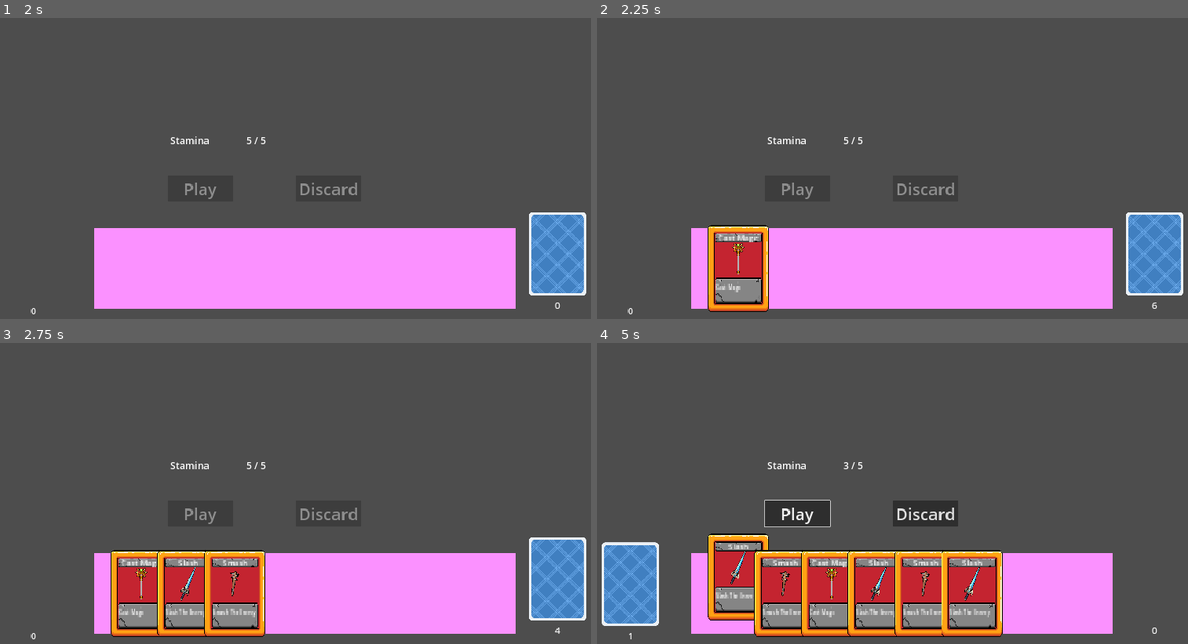
Above: before the commit, frames 1-4 (two rows, left to right).
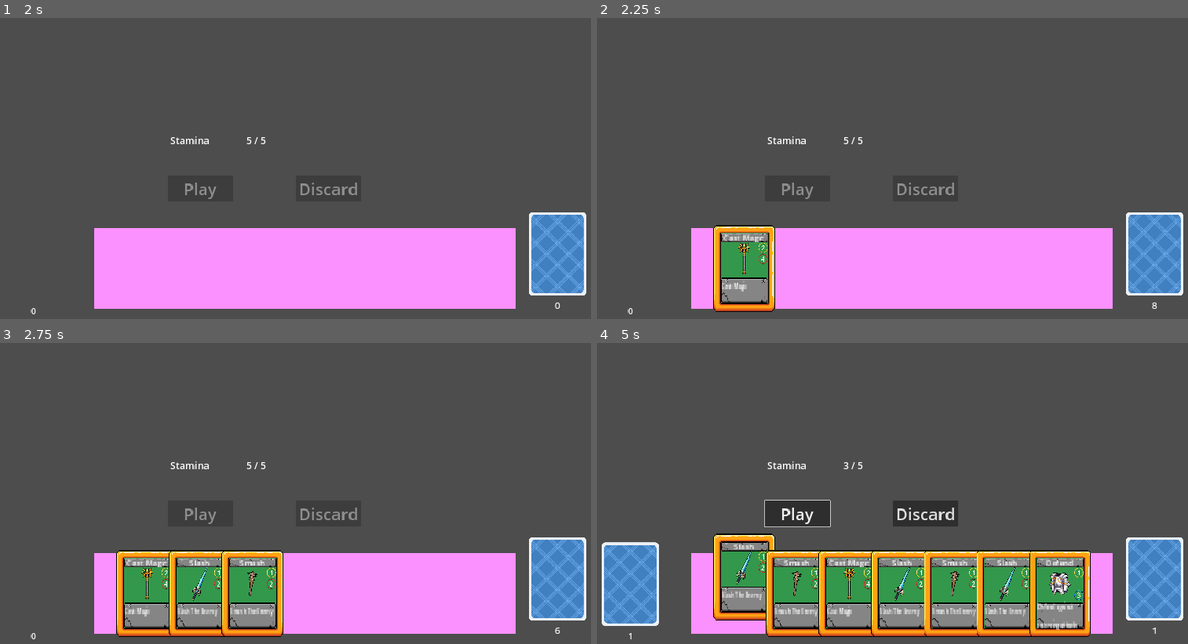
Above: after the commit, the same moments.

Repository: joverlee521/dragon-cards
Game: Godot game, scene res://scenes/card_battle/card_battle.tscn
Same seed, same stepped clock (60 frames per second), same inputs: the game is played once before the commit and once after it. The project has no main scene, so this scene is started directly.
Inputs (mouse positions are in pixels of both pictures, inside the frame that each line leads up to):
- Up to frame 1 (2 s): tap Enter at 0.5 s; move the mouse to (443, 129) at 0.52 s; press the mouse at (443, 129) at 0.53 s; tap Space at 1.25 s; move the mouse to (177, 165) at 1.27 s; release the mouse at (177, 165) at 1.28 s; click (177, 165) at 1.35 s
- Up to frame 2 (2.25 s): tap Enter at 2 s; move the mouse to (963, 69) at 2.02 s; press the mouse at (963, 69) at 2.03 s
- Up to frame 3 (2.75 s): no input
- Up to frame 4 (5 s): move the mouse to (738, 592) at 2.77 s; release the mouse at (738, 592) at 2.78 s; click (738, 592) at 2.85 s; click "Play" at 3.5 s; tap Space at 4.25 s; move the mouse to (738, 592) at 4.27 s; press the mouse at (738, 592) at 4.28 s

Frame 1 is identical in both runs. In frame 2, 2.2% of the frame differs, in the area x 18-95%, y 68-98%; in frame 3, 5.9%; in frame 4, 17%, in the area x 18-100%, y 63-98%.

Commit message:
Fix unclickable areas in cards

Diff:
--- a/resources/cards/CastMagic.tres
+++ b/resources/cards/CastMagic.tres
@@ -10,7 +10,7 @@
 
 [sub_resource type="AtlasTexture" id="AtlasTexture_qft2n"]
 atlas = ExtResource("2_hiosu")
-region = Rect2(133, 4, 100, 128)
+region = Rect2(366, 4, 100, 128)
 
 [sub_resource type="AtlasTexture" id="AtlasTexture_m1j7k"]
 atlas = ExtResource("2_hiosu")
--- /dev/null
+++ b/resources/cards/Defend.tres
@@ -0,0 +1,40 @@
+[gd_resource type="Resource" script_class="CardAttributes" load_steps=9 format=3 uid="uid://dfwxap4ae2gtt"]
+
+[ext_resource type="Texture2D" uid="uid://6k67dprqpo4m" path="res://art/PixelCardArt/CardRPGPack/Card RPG items/armor_plate3.png" id="1_kukv1"]
+[ext_resource type="Texture2D" uid="uid://b8yvew12myo05" path="res://art/PixelCardArt/FantasyCardPack/pixelCardAssest_V01.png" id="2_q8i20"]
+[ext_resource type="Script" path="res://resources/cards/card.gd" id="3_2liod"]
+
+[sub_resource type="AtlasTexture" id="AtlasTexture_gav53"]
+atlas = ExtResource("1_kukv1")
+region = Rect2(0, 0, 59, 55)
+
+[sub_resource type="AtlasTexture" id="AtlasTexture_qft2n"]
+atlas = ExtResource("2_q8i20")
+region = Rect2(366, 4, 100, 128)
+
+[sub_resource type="AtlasTexture" id="AtlasTexture_m1j7k"]
+atlas = ExtResource("2_q8i20")
+region = Rect2(226, 337, 100, 128)
+
+[sub_resource type="AtlasTexture" id="AtlasTexture_iamp5"]
+atlas = ExtResource("2_q8i20")
+region = Rect2(135, 224, 96, 29)
+
+[sub_resource type="AtlasTexture" id="AtlasTexture_dyv3y"]
+atlas = ExtResource("2_q8i20")
+region = Rect2(135, 273, 96, 18)
+
+[resource]
+script = ExtResource("3_2liod")
+name = "Defend"
+type = "Defense"
+attack = 0
+defense = 3
+stamina_cost = 1
+card_background = SubResource("AtlasTexture_qft2n")
+card_border = SubResource("AtlasTexture_m1j7k")
+card_art = SubResource("AtlasTexture_gav53")
+card_description_plate = SubResource("AtlasTexture_iamp5")
+card_name_plate = SubResource("AtlasTexture_dyv3y")
+card_description = "Defend against incoming attacks"
+card_name = "Defend"
--- a/resources/cards/Slash.tres
+++ b/resources/cards/Slash.tres
@@ -10,7 +10,7 @@
 
 [sub_resource type="AtlasTexture" id="AtlasTexture_qft2n"]
 atlas = ExtResource("2_pu86c")
-region = Rect2(133, 4, 100, 128)
+region = Rect2(366, 4, 100, 128)
 
 [sub_resource type="AtlasTexture" id="AtlasTexture_m1j7k"]
 atlas = ExtResource("2_pu86c")
--- a/resources/cards/Smash.tres
+++ b/resources/cards/Smash.tres
@@ -10,7 +10,7 @@
 
 [sub_resource type="AtlasTexture" id="AtlasTexture_qft2n"]
 atlas = ExtResource("2_mgk42")
-region = Rect2(133, 4, 100, 128)
+region = Rect2(366, 4, 100, 128)
 
 [sub_resource type="AtlasTexture" id="AtlasTexture_m1j7k"]
 atlas = ExtResource("2_mgk42")
--- a/scenes/card_battle/card_battle.gd
+++ b/scenes/card_battle/card_battle.gd
@@ -1,7 +1,7 @@
 class_name CardBattle extends Node
 
 
-var battle_hand_size = 8
+var battle_hand_size = 7
 
 
 func _ready():
--- a/scenes/card_battle/play_deck.gd
+++ b/scenes/card_battle/play_deck.gd
@@ -9,6 +9,8 @@
 
 
 func deal_card() -> void:
+	if len(cards) == 0:
+		return
 	var new_card = card_scene.instantiate()
 	var new_card_attr = remove_card(0)
 
--- a/scenes/card_battle/play_deck.tscn
+++ b/scenes/card_battle/play_deck.tscn
@@ -1,14 +1,15 @@
-[gd_scene load_steps=6 format=3 uid="uid://dpv1vfcpjsw7v"]
+[gd_scene load_steps=7 format=3 uid="uid://dpv1vfcpjsw7v"]
 
 [ext_resource type="PackedScene" uid="uid://dl4gghili6mnw" path="res://scenes/card_battle/deck.tscn" id="1_g6v0r"]
 [ext_resource type="Script" path="res://scenes/card_battle/play_deck.gd" id="2_f1bpe"]
 [ext_resource type="Resource" uid="uid://b3nwx43xccah1" path="res://resources/cards/CastMagic.tres" id="3_lyh6w"]
 [ext_resource type="Resource" uid="uid://cmad7q4pejruw" path="res://resources/cards/Slash.tres" id="4_nyqth"]
 [ext_resource type="Resource" uid="uid://xxyq4bwqpcwh" path="res://resources/cards/Smash.tres" id="5_vo05e"]
+[ext_resource type="Resource" uid="uid://dfwxap4ae2gtt" path="res://resources/cards/Defend.tres" id="6_5f57h"]
 
 [node name="PlayDeck" instance=ExtResource("1_g6v0r")]
 script = ExtResource("2_f1bpe")
-cards = Array[Resource("res://resources/cards/card.gd")]([ExtResource("3_lyh6w"), ExtResource("4_nyqth"), ExtResource("5_vo05e"), ExtResource("3_lyh6w"), ExtResource("4_nyqth"), ExtResource("5_vo05e"), ExtResource("4_nyqth")])
+cards = Array[Resource("res://resources/cards/card.gd")]([ExtResource("3_lyh6w"), ExtResource("4_nyqth"), ExtResource("5_vo05e"), ExtResource("3_lyh6w"), ExtResource("4_nyqth"), ExtResource("5_vo05e"), ExtResource("4_nyqth"), ExtResource("6_5f57h"), ExtResource("6_5f57h")])
 
 [node name="DeckImage" parent="." index="0"]
 texture = null
--- a/scenes/cards/card.gd
+++ b/scenes/cards/card.gd
@@ -11,6 +11,9 @@
 
 
 func _ready():
+	set_attributes()
+
+func set_attributes():
 	if attributes:
 		if attributes.card_background:
 			$CardBackground.texture = attributes.card_background
@@ -26,7 +29,16 @@
 			$CardBackground/CardDescriptionPlate/CardDescription.text = attributes.card_description
 		if attributes.card_name:
 			$CardBackground/CardNamePlate/CardName.text = attributes.card_name
-
+		if attributes.stamina_cost:
+			$CardBackground/CardStaminaContainer/StaminaCost.text = str(attributes.stamina_cost)
+		if attributes.attack and attributes.attack > 0:
+			$CardBackground/CardAttackContainer/CardAttack.text = str(attributes.attack)
+		else:
+			$CardBackground/CardAttackContainer.visible = false
+		if attributes.defense and attributes.defense > 0:
+			$CardBackground/CardDefenseContainer/CardDefense.text = str(attributes.defense)
+		else:
+			$CardBackground/CardDefenseContainer.visible = false
 
 # Custom handler for input to work around overlapping Area2D objects both getting input
 # See https://github.com/godotengine/godot/issues/29825
--- a/scenes/cards/card.tscn
+++ b/scenes/cards/card.tscn
@@ -1,10 +1,45 @@
-[gd_scene load_steps=4 format=3 uid="uid://c87eb4clrv66s"]
+[gd_scene load_steps=15 format=3 uid="uid://c87eb4clrv66s"]
 
 [ext_resource type="Script" path="res://scenes/cards/card.gd" id="1_gjuhc"]
 [ext_resource type="Resource" uid="uid://b3nwx43xccah1" path="res://resources/cards/CastMagic.tres" id="2_l3co0"]
+[ext_resource type="Texture2D" uid="uid://b8yvew12myo05" path="res://art/PixelCardArt/FantasyCardPack/pixelCardAssest_V01.png" id="3_gxn1y"]
+[ext_resource type="Texture2D" uid="uid://oupeb7ksmnv8" path="res://art/PixelCardArt/CardRPGPack/Card RPG items/armor_cloth5.png" id="4_ryf00"]
+[ext_resource type="Texture2D" uid="uid://iph45183s2ur" path="res://art/PixelCardArt/FantasyCardPack/squareCircle_vector.png" id="4_v33r7"]
 
 [sub_resource type="RectangleShape2D" id="RectangleShape2D_iqydd"]
-size = Vector2(180, 259)
+size = Vector2(188, 264)
+
+[sub_resource type="AtlasTexture" id="AtlasTexture_p2cm6"]
+atlas = ExtResource("3_gxn1y")
+region = Rect2(366, 4, 100, 128)
+
+[sub_resource type="AtlasTexture" id="AtlasTexture_3cpgh"]
+atlas = ExtResource("3_gxn1y")
+region = Rect2(226, 337, 100, 128)
+
+[sub_resource type="AtlasTexture" id="AtlasTexture_f6p2r"]
+atlas = ExtResource("4_v33r7")
+region = Rect2(1058, 1064, 500, 500)
+
+[sub_resource type="AtlasTexture" id="AtlasTexture_1p83o"]
+atlas = ExtResource("4_v33r7")
+region = Rect2(1577, 1608, 500, 500)
+
+[sub_resource type="AtlasTexture" id="AtlasTexture_1hron"]
+atlas = ExtResource("4_v33r7")
+region = Rect2(2115, 1608, 500, 500)
+
+[sub_resource type="AtlasTexture" id="AtlasTexture_kx144"]
+atlas = ExtResource("4_ryf00")
+region = Rect2(0, 0, 60, 55)
+
+[sub_resource type="AtlasTexture" id="AtlasTexture_kg6lr"]
+atlas = ExtResource("3_gxn1y")
+region = Rect2(135, 224, 96, 29)
+
+[sub_resource type="AtlasTexture" id="AtlasTexture_pthgu"]
+atlas = ExtResource("3_gxn1y")
+region = Rect2(135, 273, 96, 18)
 
 [node name="Card" type="Area2D"]
 position = Vector2(911, 509)
@@ -12,47 +47,125 @@
 attributes = ExtResource("2_l3co0")
 
 [node name="CardCollisionShape" type="CollisionShape2D" parent="."]
-position = Vector2(0, 0.5)
+z_index = 2
 shape = SubResource("RectangleShape2D_iqydd")
 
 [node name="CardBackground" type="Sprite2D" parent="."]
 position = Vector2(1.52588e-05, -0.500008)
 scale = Vector2(1.88, 2.05469)
+texture = SubResource("AtlasTexture_p2cm6")
 region_rect = Rect2(481, 4, 100, 128)
 
 [node name="CardBorder" type="Sprite2D" parent="CardBackground"]
 position = Vector2(-1.4782e-05, 0.730044)
+texture = SubResource("AtlasTexture_3cpgh")
 region_rect = Rect2(120, 337, 100, 128)
+
+[node name="CardStaminaContainer" type="Sprite2D" parent="CardBackground"]
+position = Vector2(30.851, -30.4182)
+scale = Vector2(0.03, 0.03)
+texture = SubResource("AtlasTexture_f6p2r")
+region_rect = Rect2(120, 337, 100, 128)
+
+[node name="StaminaCost" type="Label" parent="CardBackground/CardStaminaContainer"]
+anchors_preset = 8
+anchor_left = 0.5
+anchor_top = 0.5
+anchor_right = 0.5
+anchor_bottom = 0.5
+offset_left = -427.305
+offset_top = -477.122
+offset_right = -55.1496
+offset_bottom = -18.1224
+grow_horizontal = 2
+grow_vertical = 2
+theme_override_font_sizes/font_size = 336
+text = "2"
+horizontal_alignment = 1
+vertical_alignment = 1
+autowrap_mode = 3
+
+[node name="CardAttackContainer" type="Sprite2D" parent="CardBackground"]
+position = Vector2(30.851, -13.8707)
+scale = Vector2(0.03, 0.03)
+texture = SubResource("AtlasTexture_1p83o")
+region_rect = Rect2(120, 337, 100, 128)
+
+[node name="CardAttack" type="Label" parent="CardBackground/CardAttackContainer"]
+anchors_preset = 8
+anchor_left = 0.5
+anchor_top = 0.5
+anchor_right = 0.5
+anchor_bottom = 0.5
+offset_left = -445.035
+offset_top = -477.122
+offset_right = -72.8801
+offset_bottom = -18.1224
+grow_horizontal = 2
+grow_vertical = 2
+theme_override_font_sizes/font_size = 336
+text = "2"
+horizontal_alignment = 1
+vertical_alignment = 1
+autowrap_mode = 3
+
+[node name="CardDefenseContainer" type="Sprite2D" parent="CardBackground"]
+position = Vector2(30.851, 3.059)
+scale = Vector2(0.03, 0.03)
+texture = SubResource("AtlasTexture_1hron")
+region_rect = Rect2(120, 337, 100, 128)
+
+[node name="CardDefense" type="Label" parent="CardBackground/CardDefenseContainer"]
+anchors_preset = 8
+anchor_left = 0.5
+anchor_top = 0.5
+anchor_right = 0.5
+anchor_bottom = 0.5
+offset_left = -445.033
+offset_top = -489.862
+offset_right = -72.8779
+offset_bottom = -30.8621
+grow_horizontal = 2
+grow_vertical = 2
+theme_override_font_sizes/font_size = 336
+text = "2"
+horizontal_alignment = 1
+vertical_alignment = 1
+autowrap_mode = 3
 
 [node name="CardArt" type="Sprite2D" parent="CardBackground"]
 position = Vector2(0, -14)
 scale = Vector2(0.6, 0.6)
+texture = SubResource("AtlasTexture_kx144")
 
 [node name="CardDescriptionPlate" type="Sprite2D" parent="CardBackground"]
 position = Vector2(0.531914, 33.5083)
 scale = Vector2(0.786791, 1.32075)
+texture = SubResource("AtlasTexture_kg6lr")
 region_rect = Rect2(16, 223, 96, 29)
 
-[node name="CardDescription" type="RichTextLabel" parent="CardBackground/CardDescriptionPlate"]
+[node name="CardDescription" type="Label" parent="CardBackground/CardDescriptionPlate"]
+layout_direction = 2
 anchors_preset = 8
 anchor_left = 0.5
 anchor_top = 0.5
 anchor_right = 0.5
 anchor_bottom = 0.5
 offset_left = -95.0
-offset_top = -27.5
+offset_top = -28.5
 offset_right = -1.0
-offset_bottom = -1.5
+offset_bottom = -0.5
 grow_horizontal = 2
 grow_vertical = 2
 size_flags_horizontal = 4
-theme_override_font_sizes/normal_font_size = 10
-text = "
-"
+theme_override_font_sizes/font_size = 10
+text = "Card Description Goes Here"
+autowrap_mode = 3
 
 [node name="CardNamePlate" type="Sprite2D" parent="CardBackground"]
 position = Vector2(0.531927, -45.019)
 scale = Vector2(0.78679, 0.757076)
+texture = SubResource("AtlasTexture_pthgu")
 region_rect = Rect2(16, 273, 96, 18)
 
 [node name="CardName" type="Label" parent="CardBackground/CardNamePlate"]
@@ -61,13 +174,14 @@
 anchor_top = 0.5
 anchor_right = 0.5
 anchor_bottom = 0.5
-offset_left = -97.0
-offset_top = -22.0
-offset_right = 1.0
-offset_bottom = 1.0
+offset_left = -98.0282
+offset_top = -21.8571
+offset_right = -0.0281982
+offset_bottom = 1.14292
 grow_horizontal = 2
 grow_vertical = 2
 theme_override_font_sizes/font_size = 0
+text = "Card Title"
 horizontal_alignment = 1
 
 [connection signal="mouse_entered" from="." to="." method="_on_mouse_entered"]
